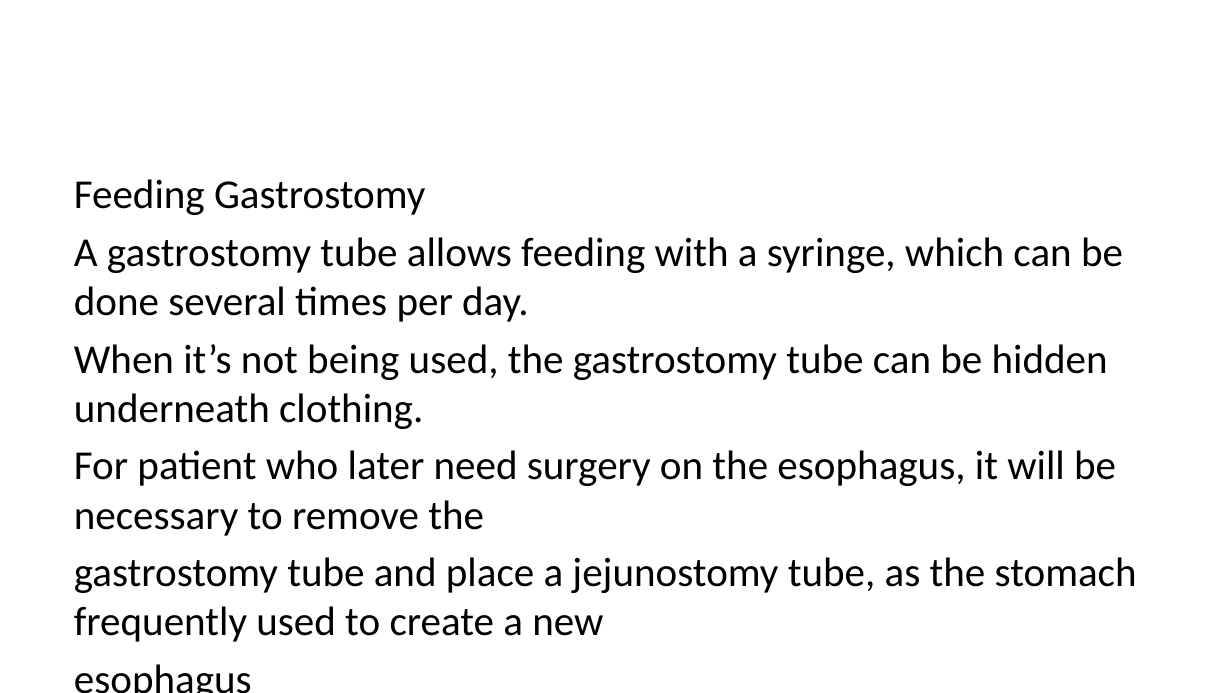
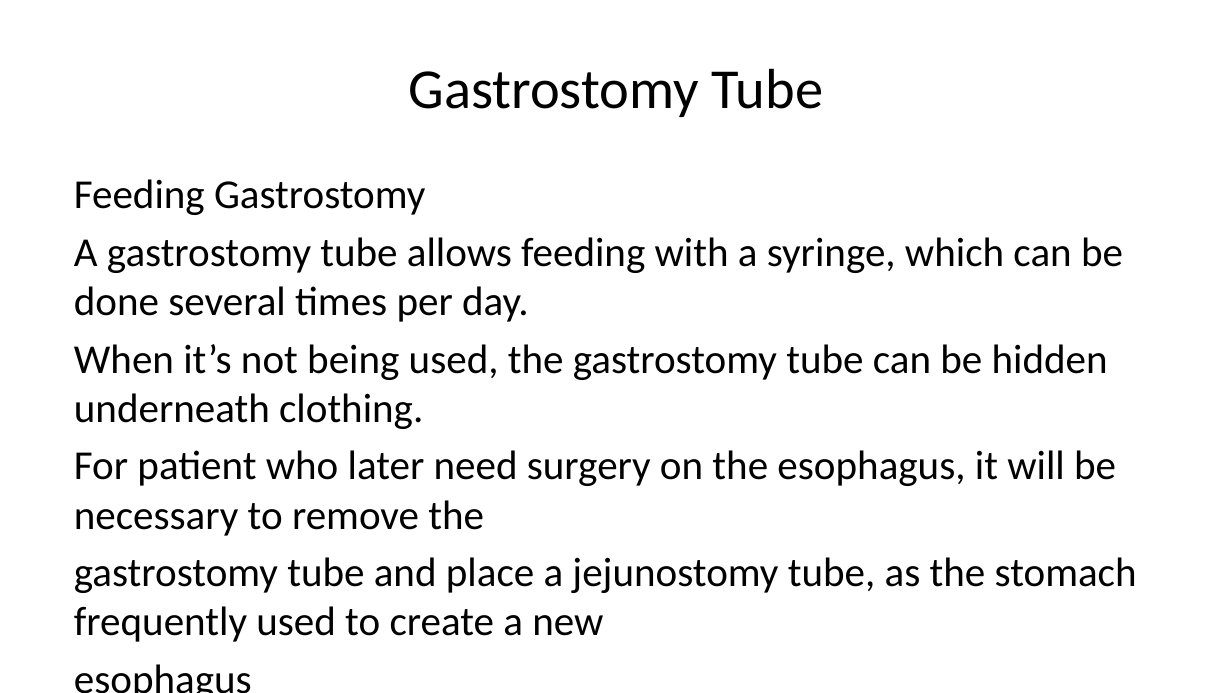
Before and after one commit to jcsalo/patient_education, a slide deck: slide 4 of lci_nutrition.pptx (slide 8 before the commit). Drawn at 1232x693 pixels with LibreOffice and Linux fonts; fonts in the diff are those of the drawing. Boxes give left, top, right and bottom in pixels: in the first picture for what was removed or moved away, otherwise in the second. Text is boxed around its words. In the diff, an @@ line names an element or a change of style, - is before the commit and + after.

```diff
--- a/lci_nutrition.pptx
+++ b/lci_nutrition.pptx
@@ title added at (409,68,823,117), 33 pt, text #000000 @@
+Gastrostomy Tube
```
Also in this commit, not shown: 5 other slides changed, 1 slide added, 7 slides removed, 39 other files.
